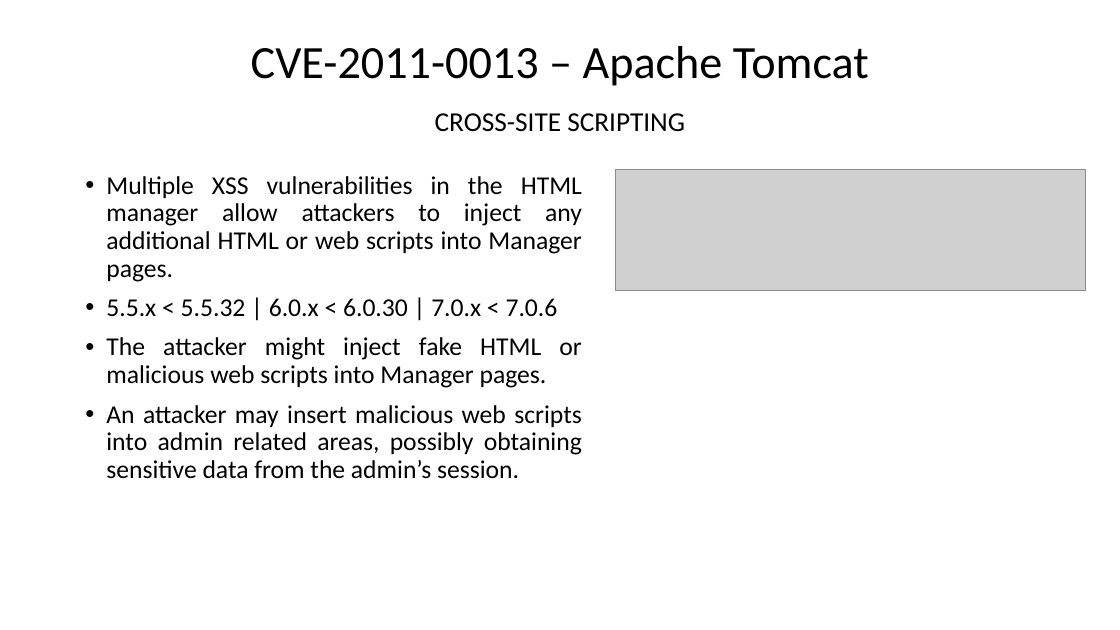
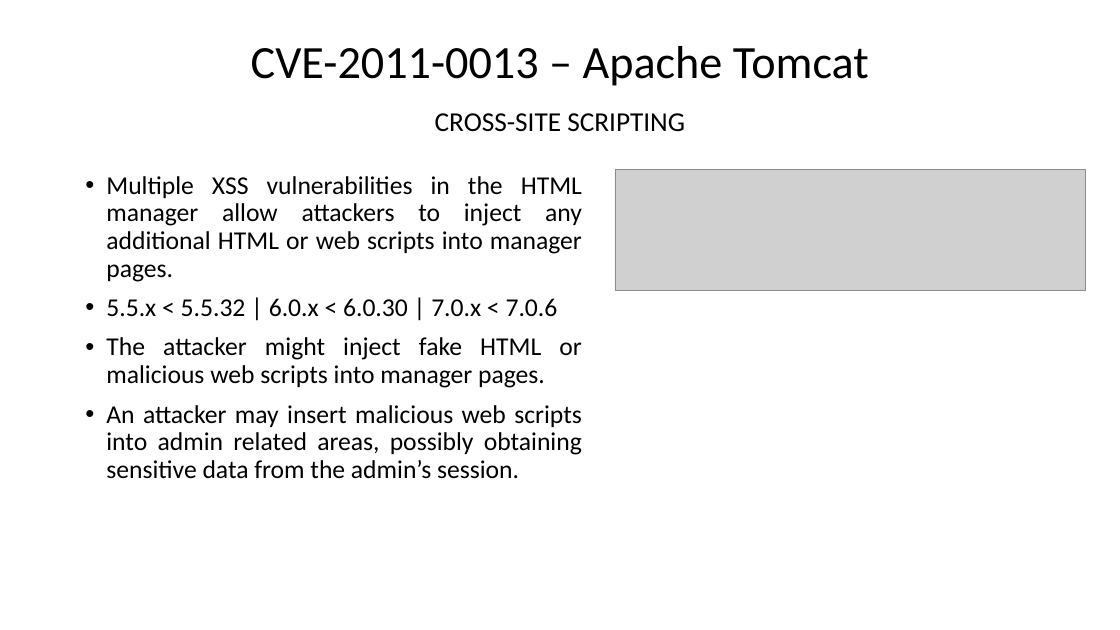
Before and after one commit to Naramsim/Offensive, a slide deck: slide 4 of Vulns Presentation.pptx (slide 3 before the commit). Drawn at 1120x630 pixels with LibreOffice and Linux fonts; fonts in the diff are those of the drawing; grey boxes stand for pictures. Boxes give left, top, right and bottom in pixels: in the first picture for what was removed or moved away, otherwise in the second. Text is boxed around its words. In the diff, an @@ line names an element or a change of style, - is before the commit and + after.

```diff
--- a/Vulns Presentation.pptx
+++ b/Vulns Presentation.pptx
@@ text at [106, 176, 582, 282]: text changed @@
-• Multiple XSS vulnerabilities in the HTML manager allow attackers to inject any additional HTML or web scripts into Manager pages.
+• Multiple XSS vulnerabilities in the HTML manager allow attackers to inject any additional HTML or web scripts into manager pages.
@@ text at [106, 337, 581, 388]: text changed @@
-• The attacker might inject fake HTML or malicious web scripts into Manager pages.
+• The attacker might inject fake HTML or malicious web scripts into manager pages.
```
Also in this commit, not shown: 3 other slides changed, 1 slide added.
